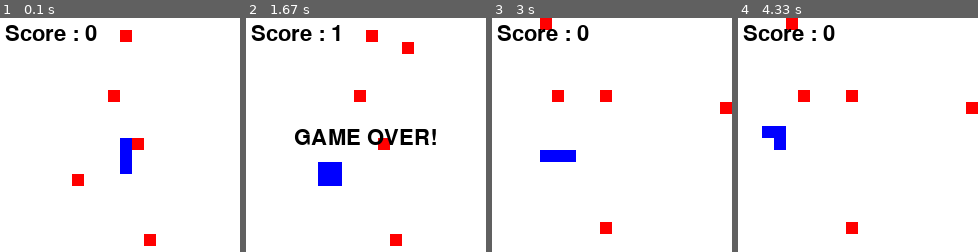
Above: before the commit, frames 1-4 (left to right).
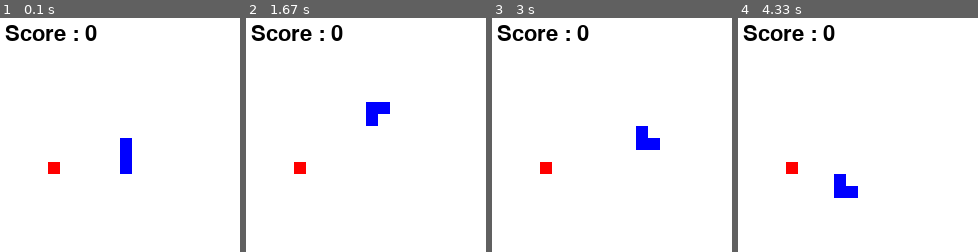
Above: after the commit, the same moments.

Repository: spranesh/rl-snake
Game: pygame game, started from main.py
Same seed, same stepped clock (60 frames per second), same inputs: the game is played once before the commit and once after it. The source is Python 2; it was converted automatically to run under Python 3.
Inputs:
- Up to frame 1 (0.1 s): no input
- Up to frame 2 (1.67 s): no input
- Up to frame 3 (3 s): no input
- Up to frame 4 (4.33 s): no input

The runs differ from the first frame. In frame 1, 1.5% of the frame differs, in the area x 20-65%, y 5-98%; in frame 2, 5.8%, in the area x 20-80%, y 2-98%; in frame 3, 3.1%; in frame 4, 3.1%.

Commit message:
Added SARSA, and initial optimism.

Diff:
--- a/agent_interact.py
+++ b/agent_interact.py
@@ -62,7 +62,6 @@
     state_ = self.state_mapper.TransformState(sl)
     move_ = self.agent.Act(state_, self.state_mapper.GetAllowedMoves(sl),
         self.reward, self.episode_ended)
-    # reverse_direction = snake_game.directions.Reverse(sl.state.direction)
     move = self.state_mapper.TransformMove(sl, move_)
 
     # Make the move
@@ -71,20 +70,17 @@
     # If nothing happens
     self.reward = -1
 
-    # Handle the case we died
+    # Handle the case the snake died
     if not sl.IsAlive():
       self.reward = -1000
       self.episode_ended = True
+      print
     else:
       self.episode_ended = False
 
     # If we ate a fruit
     if sl.WasFruitEaten():
-      self.reward = 100
+      self.reward = 500
+      print '*',
 
-    # If the bot made the reverse direction move.
-    # if move == reverse_direction:
-    #  self.reward -= 1
-
-    print self.reward
     return move
--- a/agents/agent.py
+++ b/agents/agent.py
@@ -3,6 +3,7 @@
 """
 
 import cPickle
+import math
 import random
 import sys
 
@@ -12,17 +13,19 @@
   """
   Q = {}
 
-  def __init__(self, trained_file = "", gamma = 0.9, alpha = 0.8, e = 0.1):
+  def __init__(self, trained_file = "", gamma = 0.9, alpha = 0.8, e = 0.3):
     self.gamma = gamma
     self.alpha = alpha
     self.e = e
     self.old_state = None
     self.old_action = None
     self.Q = {}
+    self.N = {}
+    self.count = 0
 
     if trained_file is not "":
       try:
-        self.Q = cPickle.load(open(trained_file))
+        (self.e, self.count, self.Q) = cPickle.load(open(trained_file))
       except IOError, e:
         sys.stderr.write(("File " + trained_file + " not found. \n"))
         sys.exit(1)
@@ -34,11 +37,16 @@
     raise NotImplemented()
 
   def Act(self, state, actions, reward, episode_ended):
+    self.count += 1
+    if self.count == 10000:
+      self.e -= self.e/5
+      self.count = 1000
+
     # epsilon-greedy
     if not self.Q.has_key(state):
       self.Q[state] = {}
       for action in actions:
-        self.Q[state][action] = 0
+        self.Q[state][action] = 10 # Initially optimistic
 
     # Explore
     if random.random() < self.e:
@@ -63,6 +71,6 @@
 
   def WriteKnowledge(self, filename):
     fp = open(filename, "w")
-    cPickle.dump(self.Q, fp)
+    cPickle.dump((self.e, self.count, self.Q), fp)
     fp.close()
     return
--- /dev/null
+++ b/agents/sarsa.py
@@ -0,0 +1,18 @@
+import agent
+
+class SARSA(agent.Agent):
+  """
+  Implements SARSA
+  """
+  def UpdateQ(self, state, action, state_, action_, reward, explore):
+    if not state:
+        return
+
+    q = self.Q[state][action]
+    if not state_:
+     q += self.alpha * (reward - q)
+    else:
+      q_ = self.Q[state_][action_]
+      q += self.alpha * (reward + self.gamma * q_ - q)
+
+    self.Q[state][action] = q
--- a/snake_game/game_state.py
+++ b/snake_game/game_state.py
@@ -7,7 +7,7 @@
 import sys
 
 class GameState:
-  def __init__(self, size, initial_length=3, num_fruits=5):
+  def __init__(self, size, initial_length=3, num_fruits=1):
     if initial_length >= size/2:
       sys.stderr.write("Too large an initial size. No point playing. Bye!")
       sys.exit(1)
--- a/snake_game/snake_logic.py
+++ b/snake_game/snake_logic.py
@@ -73,7 +73,6 @@
     # larger, and create a new fruit. Otherwise, we move the snake one step
     # by popping the last coordinate.
     if self.__WasFruitEaten():
-      print "Fruit Eaten"
       self.was_fruit_eaten = True
       i = self.state.fruits.index(head)
       self.state.fruits[i] = self.__CreateNewFruit()
--- a/state_mappers/quadrant_view.py
+++ b/state_mappers/quadrant_view.py
@@ -41,14 +41,18 @@
       square_description.append(self.__SquareDescription(sl, n))
 
     fruit = sl.state.fruits[0]
-    (x_, y_) = (fruit[0] - head[0], fruit[1] - head[1])
+    (x, y) = (fruit[0] - head[0], fruit[1] - head[1])
 
-    quadrant = 1
-    if x_ <= 0 and y_ >= 0: quadrant = 2
-    if x_ <= 0 and y_ <= 0: quadrant = 3
-    if x_ >= 0 and y_ <= 0: quadrant = 4
+    if x == 0: qx = 0
+    elif x < 0: qx = -1
+    else: qx = 1
+
+    if y == 0: qy = 0
+    elif y < 0: qy = -1
+    else: qy = 1
+
     return (square_description[0], square_description[1],
-        square_description[2], quadrant)
+        square_description[2], qx, qy)
 
   def GetAllowedMoves(self, sl):
     return ['GO_LEFT', 'GO_RIGHT', 'GO_STRAIGHT']
Not shown, removed: train/attempt
